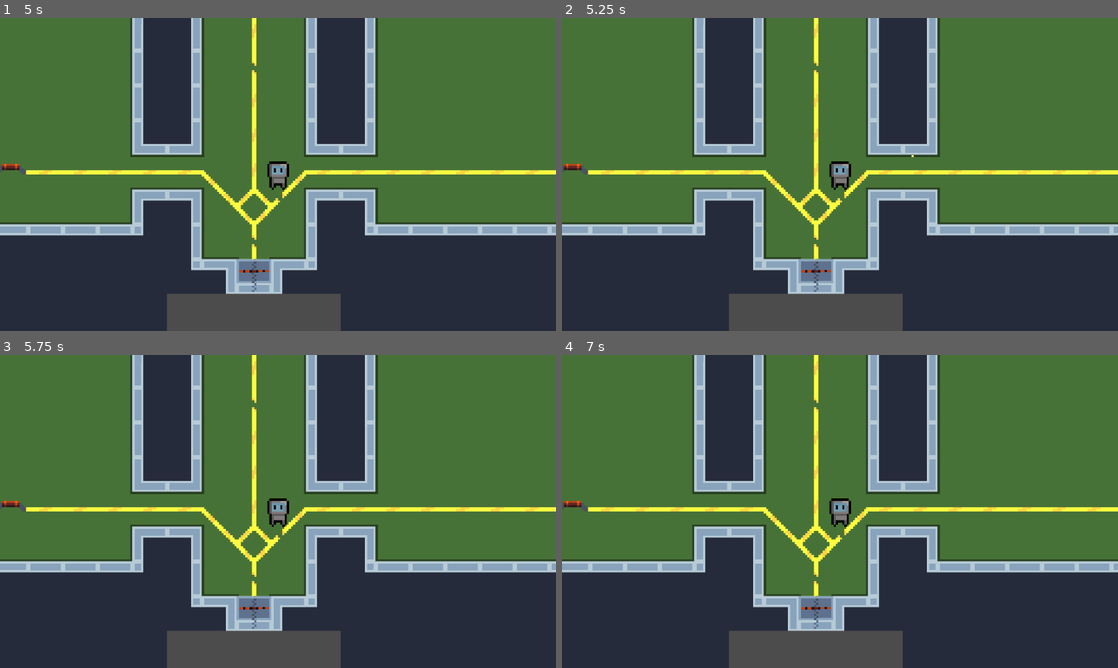
Above: before the commit, frames 1-4 (two rows, left to right).
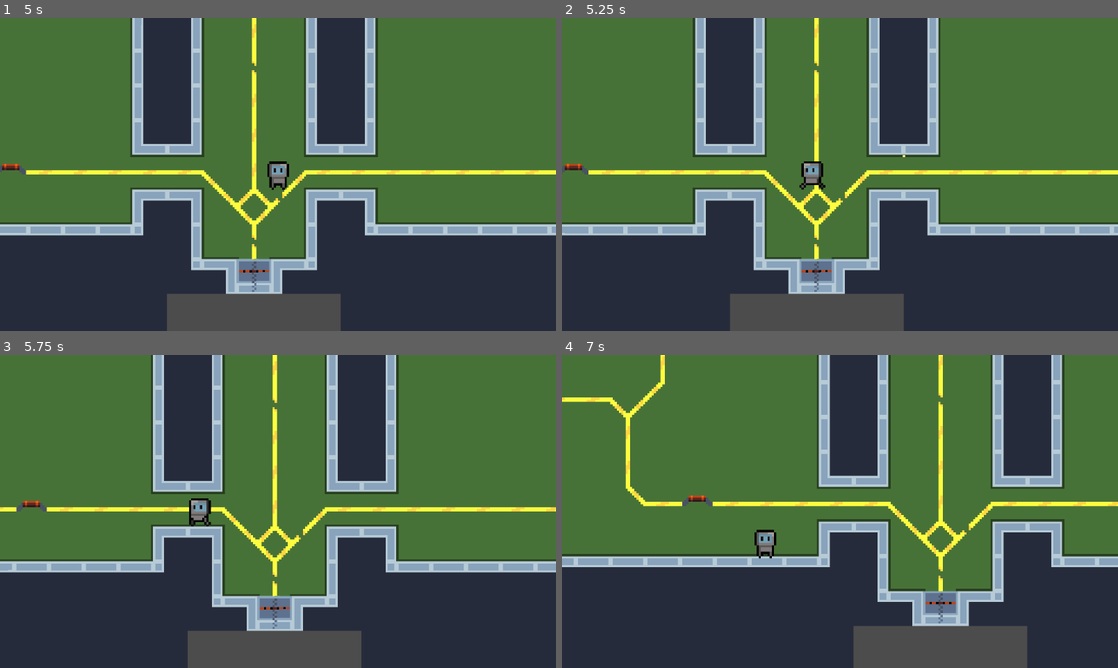
Above: after the commit, the same moments.

Repository: CosmiCZephyR/CyberChip
Game: Godot game, scene res://Menus/SPLASH_TEAM.tscn
The game is run twice, just before and just after one commit, with the same random seed, the same clock (stepped at 60 frames per second) and the same inputs.
Inputs (mouse positions are in pixels of both pictures, inside the frame that each line leads up to):
- Up to frame 1 (5 s): tap Enter at 0.5 s; move the mouse to (400, 158) at 0.52 s; hold D (right) 0.53-1.28 s; hold 3 (magneticShock) 0.53-1.28 s; tap E (interaction) at 0.6, 2.3 s; move the mouse to (166, 190) at 1.27 s; hold S (down) 1.28-2.03 s; tap 3 (magneticShock) at 1.35, 3.05 s; tap Q (repairing) at 1.55, 2.1 s; tap Space at 2 s; move the mouse to (333, 105) at 2.02 s; hold D (right) 2.03-3.5 s; move the mouse to (250, 237) at 2.77 s; click (250, 237) at 2.85 s; click (255, 187) at 3.5 s; click (255, 187) at 4.25 s
- Up to frame 2 (5.25 s): tap Enter at 5 s; move the mouse to (1006, 221) at 5.02 s; hold A (left) from 5.03 s (still down); tap Shift (copterAttack) at 5.1 s
- Up to frame 3 (5.75 s): keep holding A (left); tap Q (repairing) at 5.3 s
- Up to frame 4 (7 s): move the mouse to (673, 464) at 5.77 s; tap 2 (electroShock) at 5.85 s; tap E (interaction) at 6.05, 6.6 s; move the mouse to (867, 511) at 6.52 s; release A (left) at 6.53 s; hold S (down) from 6.53 s (still down); hold 3 (magneticShock) from 6.53 s (still down)

Frame 1 is identical in both runs. In frame 2, 2.5% of the frame differs, in the area x 0-97%, y 0-100%; in frame 3, 21%; in frame 4, 48%, in the area x 0-100%, y 0-100%.
Error before the commit: Parse Error: Expected indented block after "if" block. (res://entities/Player/player.gd:54)
Error after the commit: Cannot call method 'get_used_cells' on a null value. (res://scripts/WiresManager.gd:72)

Commit message:
Inventory v0.12

Diff:
--- a/InventorySystem/MainInventory.tscn
+++ b/InventorySystem/MainInventory.tscn
@@ -22,7 +22,7 @@
 [node name="Node2D" type="Node2D"]
 script = ExtResource("1_unh28")
 
-[node name="TileMap" type="TileMap" parent="."]
+[node name="TileMap" type="TileMap" parent="." groups=["Tilemaps"]]
 tile_set = SubResource("TileSet_fn80i")
 format = 2
 layer_0/tile_data = PackedInt32Array(0, 0, 0, 1, 65536, 0, 2, 65536, 0, 3, 65536, 0, 4, 65536, 0, 5, 65536, 0, 6, 65536 …(1771 unchanged characters)…
@@ -31,6 +31,6 @@
 offset_left = 144.0
 offset_right = 224.0
 
-[node name="Camera2D" type="Camera2D" parent="."]
-position = Vector2(192, 108)
-zoom = Vector2(3, 3)
+[node name="Control" type="GridContainer" parent="."]
+offset_right = 144.0
+offset_bottom = 192.0
--- a/UI/InventorySlotDisplay.gd
+++ b/UI/InventorySlotDisplay.gd
@@ -2,10 +2,13 @@
 
 var inventory = preload("res://resources/Inventory.tres")
 
-const DISTANCE_TO_TILE_MAP = 150
+const TILE_MAP_RECT = Rect2i(0, 0, 144, 192)
 
-@onready var tile_map = get_tree().get_first_node_in_group("Tilemaps")
+@onready var tile_map: TileMap = get_tree().get_first_node_in_group("Tilemaps")
 @onready var item_texture_rect = $ItemTextureRect
+
+#func _physics_process(delta):
+#	print(TILE_MAP_RECT.has_point(get_global_mouse_position()))
 
 func display_item(item):
 	if item is Item:
@@ -24,20 +27,25 @@
 
 		var drag_preview = TextureRect.new()
 		drag_preview.texture = item.texture
+		drag_preview.position = Vector2.ZERO
 
 		set_drag_preview(drag_preview)
 
 		return data
 
 func _can_drop_data(at_position, data):
-	if at_position.to_global() < DISTANCE_TO_TILE_MAP:
-
-		pass
 	return data is Dictionary and data.has("item")
 
 func _drop_data(at_position, data):
 	var my_item_index = get_index()
 	var my_item = inventory.items[my_item_index]
 
-	inventory.swap_items(my_item_index, data.item_index)
-	inventory.set_item(my_item_index, data.item)
+	if TILE_MAP_RECT.has_point(get_global_mouse_position()):
+		var item_index = get_index()
+		var item = inventory.items[item_index]
+
+		at_position = tile_map.local_to_map(tile_map.map_to_local(at_position))
+		print(at_position)
+	else:
+		inventory.swap_items(my_item_index, data.item_index)
+		inventory.set_item(my_item_index, data.item)
--- a/entities/Player/player.gd
+++ b/entities/Player/player.gd
@@ -45,19 +45,12 @@
 	Event.transistor_selected.connect(_on_transistor_available)
 	InputHandler.magnetism.connect(_on_magnetism)
 	InputHandler.repairing.connect(_on_repairing)
-#	InputHandler.magneticShock.connect(_on_magnetic_shock)
-#	InputHandler.interaction.connect(_on_interaction)
+	InputHandler.magneticShock.connect(_on_magnetic_shock)
+	InputHandler.interaction.connect(_on_interaction)
 	sec_timer.timeout.connect(_second_passed)
 	add_to_group("Player")
 
 func _physics_process(_delta):
-	if Input.is_action_just_pressed("repairing"):
-
-	if Input.is_action_pressed("magneticShock"):
-		magnetic_shock.activate_magnetic_shock(self)
-	if Input.is_action_just_pressed("interaction") and transistor != null:
-		transistor.toggle()
-
 	direction = Input.get_vector("left", "right", "up", "down")
 
 func _process(_delta):
@@ -69,6 +62,13 @@
 
 func _on_repairing():
 	repairing.activate_repairing(tilemap, self)
+
+func _on_magnetic_shock():
+	magnetic_shock.activate_magnetic_shock(self)
+
+func _on_interaction():
+	if transistor != null:
+		transistor.toggle()
 
 func _on_dash_duration_timeout():
 	movement = Vector2.ZERO
--- a/resources/Resistor.tres
+++ b/resources/Resistor.tres
@@ -1,9 +1,11 @@
-[gd_resource type="Resource" script_class="Item" load_steps=3 format=3 uid="uid://df34u4nhwe8vf"]
+[gd_resource type="Resource" script_class="Item" load_steps=4 format=3 uid="uid://df34u4nhwe8vf"]
 
 [ext_resource type="Script" path="res://resources/Item.gd" id="1_1mv4c"]
+[ext_resource type="PackedScene" uid="uid://c86jstn7ui42y" path="res://components/resistor/resistor.tscn" id="1_sqhsf"]
 [ext_resource type="Texture2D" uid="uid://bkhbl5rbly7lb" path="res://sprites/component_sprites/Resistor2.3ingame.png" id="2_hap71"]
 
 [resource]
 script = ExtResource("1_1mv4c")
 name = "Resistor"
 texture = ExtResource("2_hap71")
+packed_scene = ExtResource("1_sqhsf")
